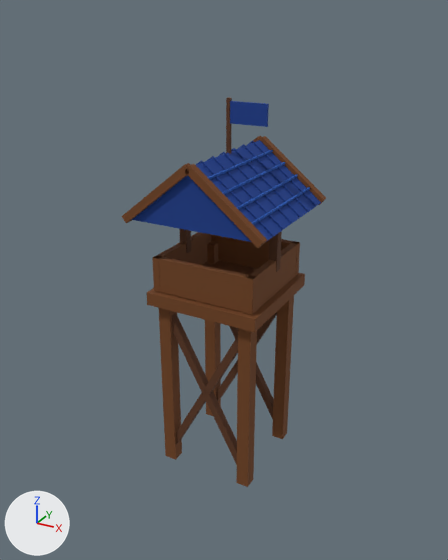
Before and after pictures for a commit that changed the glTF model public/models/watchtower.glb.
Before and after are seen from a camera (50 mm lens) standing at (3.93, -7.28, 6.56) and looking at (-0.01, -0.12, 2.99). Every picture has the same lights, and +X, +Y and +Z are marked at lower left. The first picture is the older version. Where no turn or scale is listed for an object, it has been applied to the vertices. Vertices at exactly the same position are counted once.

The scene before the commit, as lines of its bpy script (objects in view):
```python
me_cube_282 = bpy.data.meshes.new('Cube.282')
me_cube_282.from_pydata(...)  # 104 vertices, 156 faces; spans x -0.31..1.75, y -1.06..1.06, z -3.16..1.68
me_cube_282.materials.append(mat_timber)  # brown #73421b
me_cube_289 = bpy.data.meshes.new('Cube.289')
me_cube_289.from_pydata(...)  # a box spanning x -0.01..0.01, y -1.0..1.0, z -0.01..0.01; a box spanning x 0.59..0.61, y -1.0..1.0, z 0.47..0.49; a box spanning x 0.39..0.41, y -1.0..1.0, z 0.31..0.33; a box spanning x 0.19..0.21, y -1.0..1.0, z 0.15..0.17; a box spanning x 0.99..1.01, y -1.0..1.0, z 0.47..0.49; a box spanning x 1.19..1.21, y -1.0..1.0, z 0.31..0.33; a box spanning x 1.39..1.41, y -1.0..1.0, z 0.15..0.17; a box spanning x 1.59..1.61, y -1.0..1.0, z -0.01..0.01
me_cube_289.materials.append(mat_bluelight)  # blue #1452ab
me_cube_292 = bpy.data.meshes.new('Cube.292')
me_cube_292.from_pydata(...)  # 110 vertices, 164 faces; spans x -1.14..0.86, y -1.27..0.5, z -1.47..0.65
me_cube_292.materials.append(mat_blue)  # blue #0e3b8c
me_cube_310 = bpy.data.meshes.new('Cube.310')
me_cube_310.from_pydata(...)  # 56 vertices, 84 faces; spans x -0.78..0.78, y -0.7..0.7, z -4.93..0.4
me_cube_310.materials.append(mat_wood)  # brown #593319
ob_flagpole = bpy.data.objects.new('Flagpole', me_cube_310)
ob_flagpole.location = (0.0, 0.0, 5.1)
ob_parapet_002 = bpy.data.objects.new('Parapet.002', me_cube_282)
ob_parapet_002.location = (-0.72, 0.0, 3.16)
ob_tile_course_005 = bpy.data.objects.new('Tile course.005', me_cube_289)
ob_tile_course_005.location = (-0.8, 0.0, 4.18)
ob_tile_seam_002 = bpy.data.objects.new('Tile seam.002', me_cube_292)
ob_tile_seam_002.location = (-0.5, -0.14, 4.42)
ob_tile_seam_002.rotation_euler = (2.246, 0.0, -1.571)  # degrees (129, 0, -90)
```
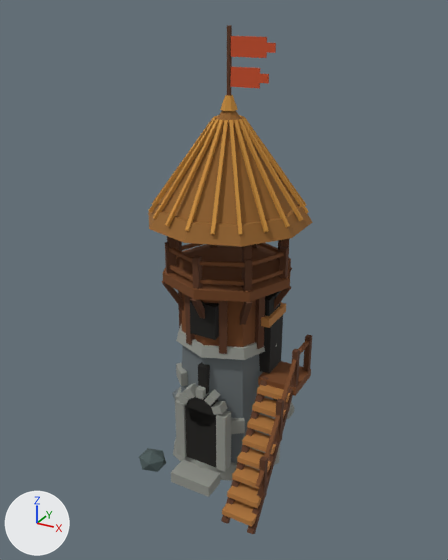
What differs and where, as boxes (x1, y1, x2, y2) in the pictures (448 x 560 px):
'Parapet.002', deleted (brown): before (122, 136, 326, 487)
'Tile seam.002', reshaped, moved, turned, recoloured: before (132, 101, 321, 242); after (149, 95, 309, 235)
'Thatch cone', added (brown): after (148, 111, 313, 247)
'Gallery rail.007', added (brown): after (163, 239, 311, 488)
'Gallery post.002', added: after (162, 25, 312, 534)
'Arch stone', added: after (171, 323, 294, 497)
'Flagpole', deleted: before (172, 97, 282, 465)
'Arrow slit.001', added (black): after (178, 291, 283, 467)
'Stair tread.004', added (orange): after (222, 302, 290, 527)
'Tower shaft', added: after (172, 346, 274, 463)
'Pennant tail', added (orange): after (231, 36, 276, 88)
'Tile course.005', deleted: before (208, 150, 310, 225)
'Footing stone.002', added: after (139, 448, 166, 472)
part 1 of me_cube_292, rebuilt (9% narrower, 43% taller): before (223, 152, 292, 223); after (153, 118, 216, 220)
part 2 of me_cube_292, deleted: before (196, 101, 316, 236)
part 3 of me_cube_292, reshaped: before (132, 140, 321, 242); after (149, 95, 309, 235)

Patch to the scene script:
```diff
--- a/public/models/watchtower.glb.py
+++ b/public/models/watchtower.glb.py
@@ me_cube_292 @@
 # used by ob_tile_seam_002; location = (-0.5, -0.14, 4.42); rotation_euler = (2.246, 0.0, -1.571), in degrees (129, 0, -90)
-me_cube_292.from_pydata(...)  # 110 vertices, 164 faces; spans x -1.14..0.86, y -1.27..0.5, z -1.47..0.65
-me_cube_292.materials.append(mat_blue)  # blue #0e3b8c
+me_cube_292.from_pydata(...)  # 176 vertices, 268 faces; spans x -1.1..1.1, y -1.75..0.06, z -1.13..0.76
+# me_cube_292 part 1: the loose piece of 8 vertices spanning x -0.01..0.01, y -1.25..0.0, z -0.93..-0.63 is rebuilt with 8 vertices and now spans x -0.02..0.02, y -1.75..-0.3, z -1.0..-0.5, in mat_thatchlight (orange #c78c38)
+# me_cube_292 part 2: 12 loose pieces with 96 vertices, spanning x -0.87..0.58, y -1.25..0.5, z -1.47..0.64, are deleted
+# me_cube_292 part 3
+# 6 vertices are removed from x -1.14..0.86, y -1.27..-0.02, z -0.91..0.65
+# 8 faces are deleted
+# 150 vertices are added at x -1.1..1.1, y -1.71..0.06, z -1.13..0.73
+# 5 new vertices lie (0.04, 0.01, 0.01) away from vertices in x -0.36..0.32, y -1.71..-0.03, z -0.96..0.72
+# 5 new vertices lie (0.04, -0.01, -0.01) away from vertices in x -0.36..0.32, y -1.7..-0.02, z -0.95..0.73
+# 244 new faces join them
+# other edits to the shape of me_cube_292 do not show in these pictures
+me_cube_292.materials.append(mat_thatchlight)  # orange #c78c38
@@ ob_flagpole @@
-ob_flagpole = bpy.data.objects.new('Flagpole', me_cube_310)
@@ ob_parapet_002 @@
-ob_parapet_002 = bpy.data.objects.new('Parapet.002', me_cube_282)
@@ ob_tile_course_005 @@
-ob_tile_course_005 = bpy.data.objects.new('Tile course.005', me_cube_289)
@@ ob_tile_seam_002 @@
 ob_tile_seam_002 = bpy.data.objects.new('Tile seam.002', me_cube_292)
-ob_tile_seam_002.location = (-0.5, -0.14, 4.42)
-ob_tile_seam_002.rotation_euler = (2.246, 0.0, -1.571)  # degrees (129, 0, -90)
+ob_tile_seam_002.location = (0.37, 0.51, 4.63)
+ob_tile_seam_002.rotation_euler = (-0.63, 3.142, -0.628)  # degrees (-36, 180, -36)
@@ ob_tower_shaft @@
+ob_tower_shaft = bpy.data.objects.new('Tower shaft', me_cone_001)  # an 8-sided cut cone along z (radius 0.82 at the low end, 0.7 at the high end) spanning x -0.82..0.82, y -0.82..0.82, z -1.05..1.05; an icosphere of 20 faces spanning x -1.44..-0.8, y 0.36..0.88, z -1.13..-0.65; in mat_stone (grey #666e70)
+ob_tower_shaft.location = (0.0, 0.0, 1.05)
@@ ob_thatch_cone @@
+ob_thatch_cone = bpy.data.objects.new('Thatch cone', me_cone_007)  # 40 vertices, 72 faces; spans x -1.1..1.1, y -1.16..1.16, z -0.77..0.72; in mat_thatch (brown #916126)
+ob_thatch_cone.location = (0.0, 0.0, 4.66)
@@ ob_stair_tread_004 @@
+ob_stair_tread_004 = bpy.data.objects.new('Stair tread.004', me_cube_103)  # 72 vertices, 108 faces; spans x -0.34..0.23, y -0.72..1.13, z -0.82..1.63; in mat_cut (orange #b3783b)
+ob_stair_tread_004.location = (0.98, -0.84, 1.0)
@@ ob_pennant_tail @@
+ob_pennant_tail = bpy.data.objects.new('Pennant tail', me_cube_094)  # a box spanning x -0.06..0.06, y -0.015..0.015, z -0.055..0.055; a box spanning x -0.54..-0.06, y -0.015..0.015, z -0.12..0.12; a box spanning x -0.54..-0.14, y -0.015..0.015, z -0.48..-0.24; a box spanning x -0.14..-0.02, y -0.015..0.015, z -0.415..-0.305; in mat_roof (orange #c74c24)
+ob_pennant_tail.location = (0.57, 0.0, 6.12)
@@ ob_gallery_rail_007 @@
+ob_gallery_rail_007 = bpy.data.objects.new('Gallery rail.007', me_cube_056)  # 184 vertices, 284 faces; spans x -0.23..2.0, y -1.75..0.66, z -2.78..0.03; in mat_timber (brown #73421b)
+ob_gallery_rail_007.location = (-0.73, 0.3, 3.52)
@@ ob_gallery_post_002 @@
+ob_gallery_post_002 = bpy.data.objects.new('Gallery post.002', me_cube_051)  # 280 vertices, 420 faces; spans x -0.97..1.26, y -2.42..0.11, z -3.39..2.98; in mat_wood (brown #593319)
+ob_gallery_post_002.location = (0.0, 0.86, 3.38)
@@ ob_footing_stone_002 @@
+ob_footing_stone_002 = bpy.data.objects.new('Footing stone.002', me_icosphere_002)  # 52 vertices, 80 faces; spans x -0.21..1.43, y -0.19..1.8, z -0.17..1.87; in mat_stoneblue (greyish cyan #475757)
+ob_footing_stone_002.location = (-0.78, -1.02, 0.11)
@@ ob_arrow_slit_001 @@
+ob_arrow_slit_001 = bpy.data.objects.new('Arrow slit.001', me_cube_023)  # 84 vertices, 132 faces; spans x -0.06..1.55, y -0.85..0.42, z -0.84..1.77; in mat_dark (black #13110c)
+ob_arrow_slit_001.location = (-0.76, 0.0, 1.1)
@@ ob_arch_stone @@
+ob_arch_stone = bpy.data.objects.new('Arch stone', me_cube_016)  # 164 vertices, 256 faces; spans x -1.2..0.64, y -0.4..2.17, z -1.37..0.92; in mat_stonelight (grey #91948c)
+ob_arch_stone.location = (0.28, -0.79, 1.3)
```
